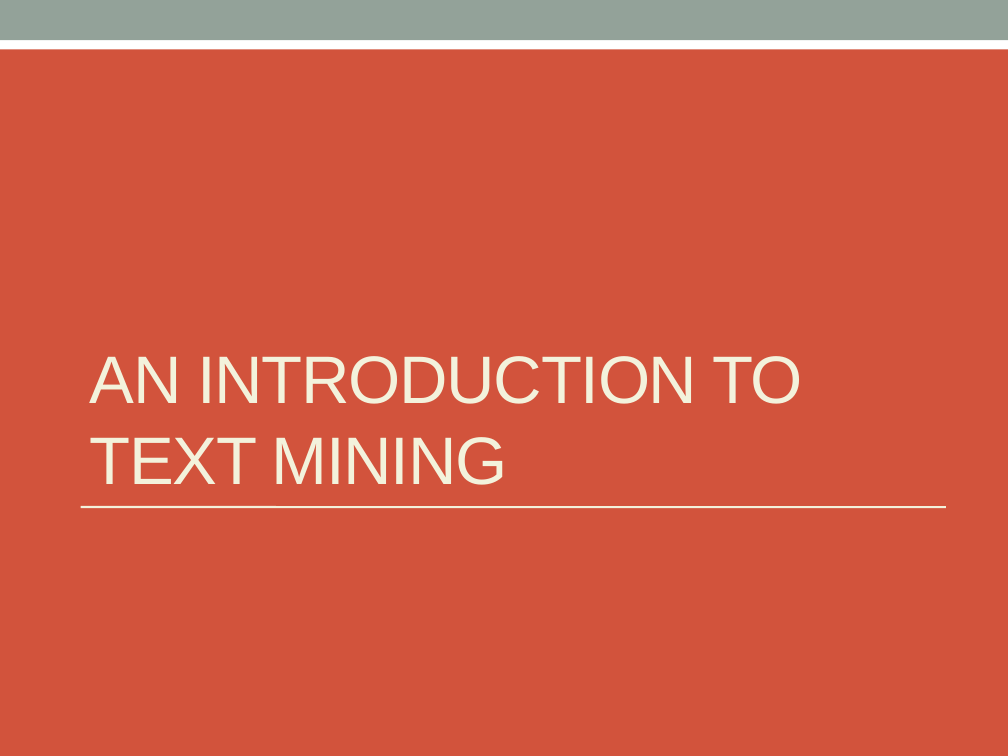
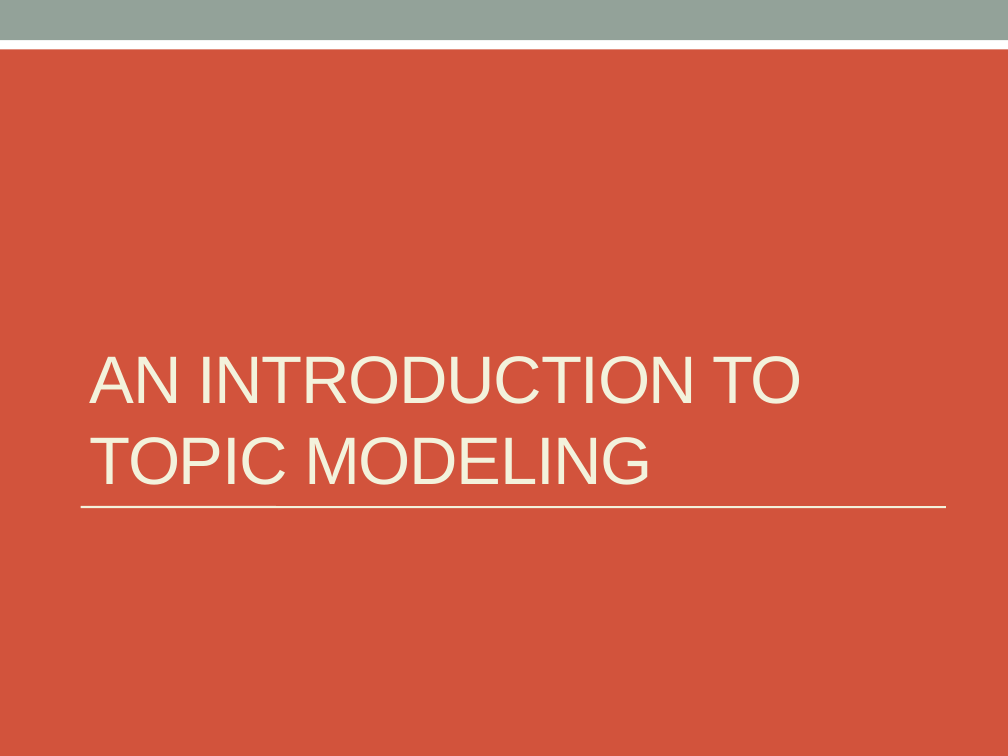
Before and after one commit to markheimann/Bayesian-ML, a slide deck: slide 3 of BMML_Presentation.pptx. Drawn at 1008x756 pixels with LibreOffice and Linux fonts; fonts in the diff are those of the drawing. Boxes give left, top, right and bottom in pixels: in the first picture for what was removed or moved away, otherwise in the second. Text is boxed around its words. In the diff, an @@ line names an element or a change of style, - is before the commit and + after.

```diff
--- a/BMML_Presentation.pptx
+++ b/BMML_Presentation.pptx
@@ title at <box>90,356,803,485</box>: text changed @@
-AN INTRODUCTION TO TEXT MINING
+AN INTRODUCTION TO TOPIC MODELING
```
Also in this commit, not shown: 6 other slides changed, 4 slides added.
